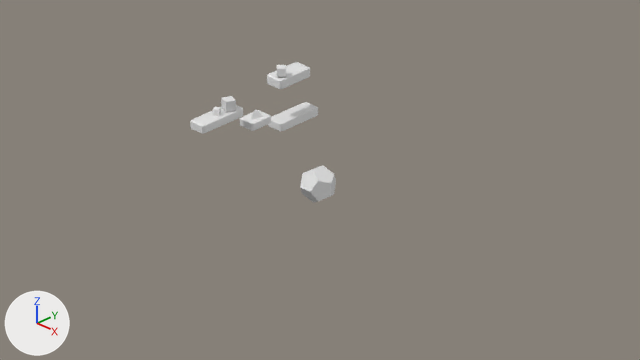
The Blender file Room.blend, before and after one commit.
Rendered twice from the file's camera 'Camera'. Arrows for +X, +Y and +Z are at lower left; the lights stay in place.
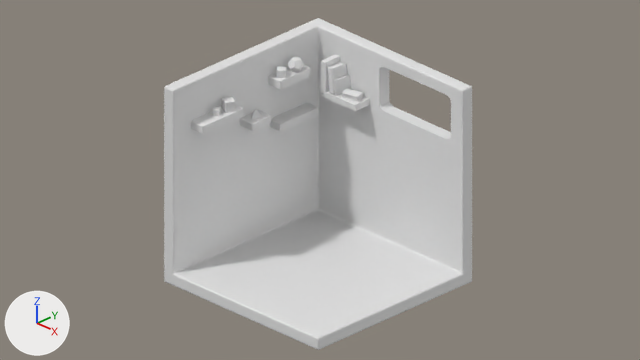
What differs and where, as boxes (x1, y1, x2, y2) in the pictures (640 x 360 px):
```json
{"object": "Cube", "change": "shown", "after": [164, 18, 472, 350]}
{"object": "Solid", "change": "moved, turned, rescaled", "before": [300, 166, 336, 203], "after": [288, 57, 304, 72]}
{"object": "Cube.009", "change": "added", "after": [321, 55, 369, 111]}
{"object": "Cube.011", "change": "added", "after": [327, 61, 347, 94]}
{"object": "Cube.010", "change": "added", "after": [334, 74, 351, 95]}
{"object": "Cube.006", "change": "moved", "before": [221, 96, 236, 112], "after": [221, 97, 236, 113]}
{"object": "Cube.012", "change": "added", "after": [341, 89, 364, 102]}
```

Edits to the scene script, one JSON object a line:
```json
{"op": "add", "block": "me_cube_014", "code": ["me_cube_014 = bpy.data.meshes.new('Cube.014')", "me_cube_014.from_pydata(...)  # 152 vertices, 128 faces; spans x -1.35..1.35, y -1.35..1.0, z -1.0..1.0"]}
{"op": "add", "block": "me_cube_009", "code": ["me_cube_009 = bpy.data.meshes.new('Cube.009')", "me_cube_009.from_pydata(...)  # 158 vertices, 158 faces; spans x -1.0..13.98, y -1.0..1.0, z -1.0..1.0"]}
{"op": "remove", "block": "ob_cube", "code": "ob_cube.hide_set(True)"}
{"op": "set", "path": "ob_cube_006.location", "old": "(-4.4, -2.06, 3.73)", "new": "(-4.4, -2.06, 3.68)"}
{"op": "set", "path": "ob_solid.location", "old": "(0.0, 0.0, 0.0)", "new": "(-4.3, 2.7, 4.32)"}
{"op": "set", "path": "ob_solid.rotation_euler", "old": "(0.0, 0.0, 0.0)", "new": "(-0.993, 0.0, 0.0)", "note": "degrees (0, 0, 0) -> degrees (-57, 0, 0)"}
{"op": "set", "path": "ob_solid.scale", "old": "(1.0, 1.0, 1.0)", "new": "(0.433, 0.433, 0.433)"}
{"op": "add", "block": "ob_cube_012", "code": ["ob_cube_012 = bpy.data.objects.new('Cube.012', me_cube_014)", "ob_cube_012.location = (-1.85, 4.28, 2.88)", "ob_cube_012.rotation_euler = (1.994, -1.554, 1.395)  # degrees (114, -89, 80)", "ob_cube_012.scale = (0.12, 0.289, 0.482)", "_m = ob_cube_012.modifiers.new('Bevel', 'BEVEL')", "_m.width = 0.07", "_m.width_pct = 0.07", "_m.segments = 32"]}
{"op": "add", "block": "ob_cube_010", "code": ["ob_cube_010 = bpy.data.objects.new('Cube.010', me_cube_014.copy())", "ob_cube_010.location = (-2.63, 4.44, 3.18)", "ob_cube_010.rotation_euler = (0.0328, -0.113, -0.0909)  # degrees (1.9, -6.5, -5.2)", "ob_cube_010.scale = (0.0619, 0.416, 0.408)", "_m = ob_cube_010.modifiers.new('Bevel', 'BEVEL')", "_m.width = 0.07", "_m.width_pct = 0.07", "_m.segments = 32"]}
{"op": "add", "block": "ob_cube_011", "code": ["ob_cube_011 = bpy.data.objects.new('Cube.011', me_cube_014.copy())", "ob_cube_011.location = (-2.99, 4.44, 3.46)", "ob_cube_011.rotation_euler = (0.0182, -0.121, -0.0704)  # degrees (1, -6.9, -4)", "ob_cube_011.scale = (0.172, 0.416, 0.695)", "_m = ob_cube_011.modifiers.new('Bevel', 'BEVEL')", "_m.width = 0.07", "_m.width_pct = 0.07", "_m.segments = 32"]}
{"op": "add", "block": "ob_cube_009", "code": ["ob_cube_009 = bpy.data.objects.new('Cube.009', me_cube_009)", "ob_cube_009.location = (-3.47, 4.38, 3.39)", "ob_cube_009.scale = (0.165, 0.552, 1.0)"]}
```
